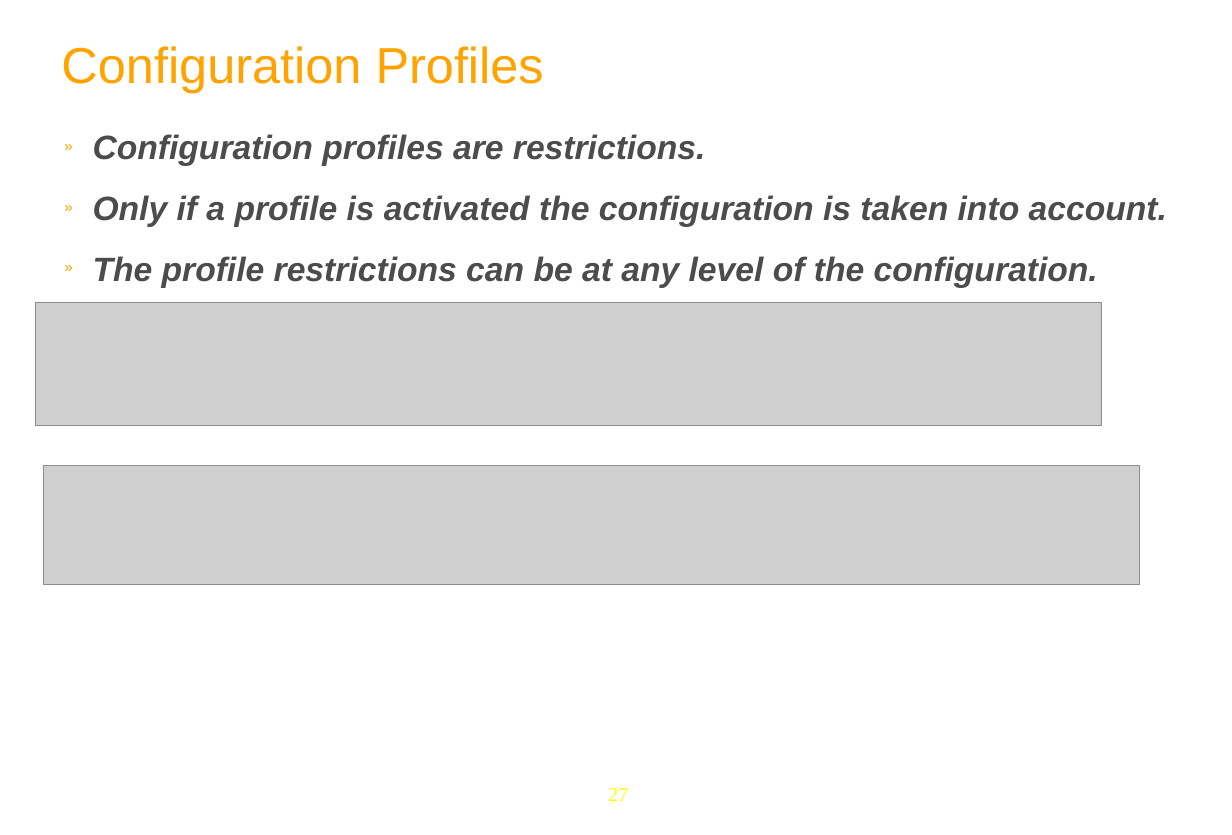
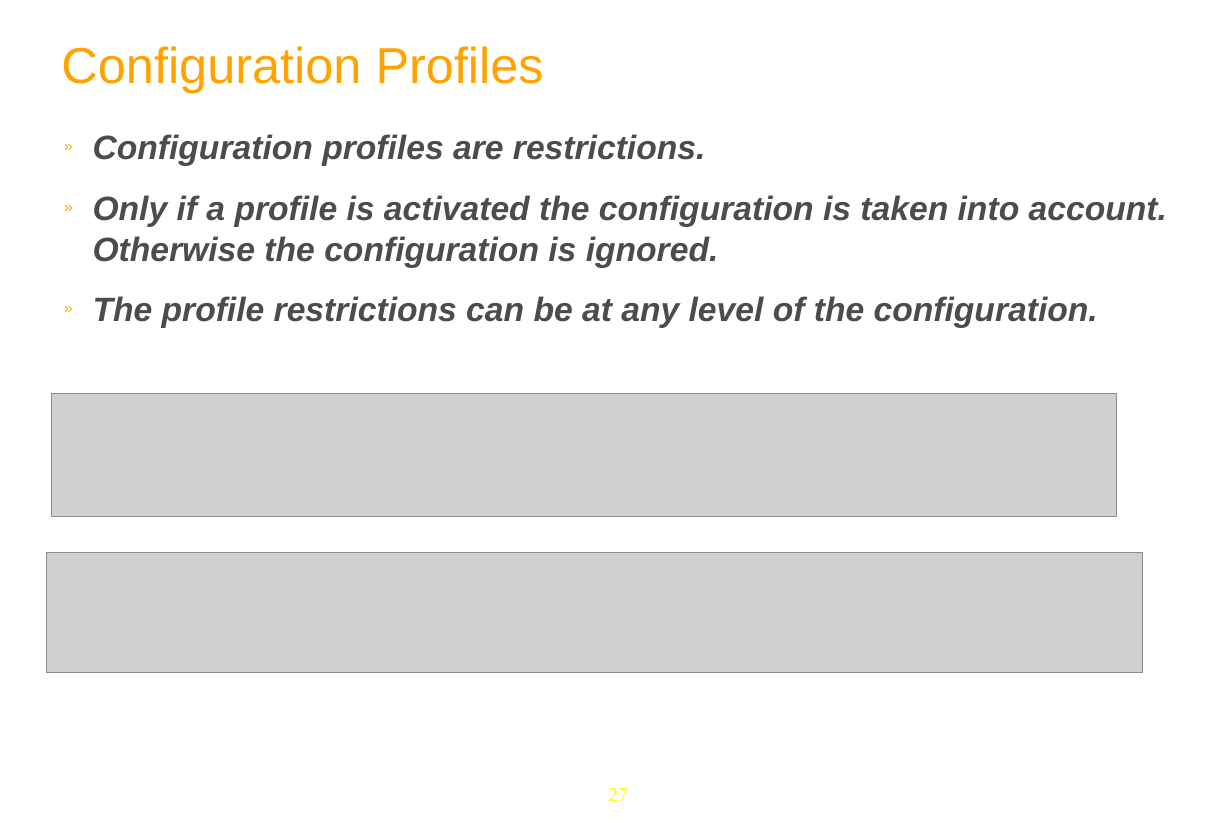
Before and after one commit to anhvurz90/training, a slide deck: slide 27 of exo-developer/210-configuration/slides/210-Portal-configuration-XDev-en.ppt. Drawn at 1232x835 pixels with LibreOffice and Linux fonts; fonts in the diff are those of the drawing; grey boxes stand for pictures; background and template pictures are left out. Boxes give left, top, right and bottom in pixels: in the first picture for what was removed or moved away, otherwise in the second. Text is boxed around its words. In the diff, an @@ line names an element or a change of style, - is before the commit and + after.

```diff
--- a/exo-developer/210-configuration/slides/210-Portal-configuration-XDev-en.ppt
+++ b/exo-developer/210-configuration/slides/210-Portal-configuration-XDev-en.ppt
@@ text at [93, 195, 1167, 268]: text changed @@
-» Only if a profile is activated the configuration is taken into account.
+» Only if a profile is activated the configuration is taken into account. Otherwise the configuration is ignored.
@@ picture: place and size @@
-picture at [35, 303, 1102, 426]
+picture at [52, 394, 1118, 517]
@@ picture: place and size @@
-picture at [43, 466, 1140, 585]
+picture at [46, 552, 1143, 672]
```
Also in this commit, not shown: 6 other slides changed, 1 other file.
